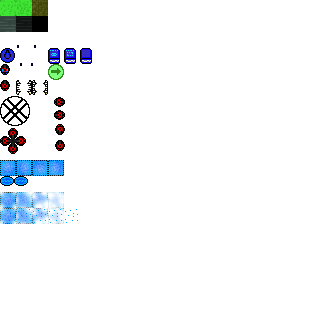
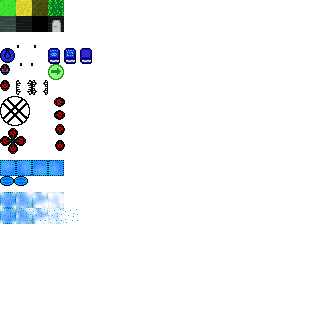
Layered file, before and after one edit (w=320, h=320). Changes by layer:
painted on "textures.png" over [16, 0, 64, 32]
